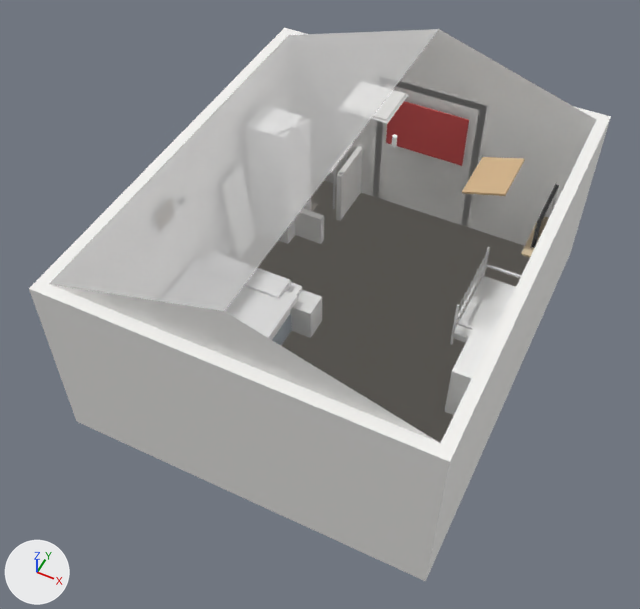
A saved change to the Blender file blend/45261150.blend.
One viewpoint serves both versions: a 50 mm lens placed at (5.52, -4.54, 9.47), pointed at (1.98, 2.55, 0.61). Lighting does not change. The marker at lower left points along +X, +Y and +Z. The older version comes first.

The older version as bpy lines, for what is in view:
```python
ob_bed_base = bpy.data.objects.new('Bed_Base', me_cube_006)
ob_bed_base.location = (0.85, 1.8, 0.17)
ob_bed_base.scale = (1.5, 2.0, 0.35)
ob_bed_duvet = bpy.data.objects.new('Bed_Duvet', me_cube_008)
ob_bed_duvet.location = (0.85, 1.65, 0.59)
ob_bed_duvet.scale = (1.6, 1.8, 0.08)
ob_bed_mattress = bpy.data.objects.new('Bed_Mattress', me_cube_007)
ob_bed_mattress.location = (0.85, 1.8, 0.45)
ob_bed_mattress.scale = (1.48, 1.98, 0.2)
ob_ceiling_hatch = bpy.data.objects.new('Ceiling_Hatch', me_cube_092)
ob_ceiling_hatch.location = (2.0, 4.0, 2.95)
ob_ceiling_hatch.scale = (0.6, 0.6, 0.03)
ob_ceiling_hatch_frame = bpy.data.objects.new('Ceiling_Hatch_Frame', me_cube_093)
ob_ceiling_hatch_frame.location = (2.0, 4.0, 2.93)
ob_ceiling_hatch_frame.scale = (0.65, 0.65, 0.015)
ob_ceiling_left = bpy.data.objects.new('Ceiling_Left', me_ceiling_left_mesh)
ob_ceiling_left.location = (0.0, 0.0, 0.0)
ob_floor_001 = bpy.data.objects.new('Floor.001', me_cube_001)
ob_floor_001.location = (2.25, 2.75, -0.05)
ob_floor_001.scale = (4.5, 5.5, 0.1)
ob_skylight_frame = bpy.data.objects.new('Skylight_Frame', me_cube_089)
ob_skylight_frame.location = (3.6, 4.2, 2.2)
ob_skylight_frame.rotation_euler = (0.0, -0.302, 0.0)  # degrees (0, -17, 0)
ob_skylight_frame.scale = (0.56, 0.76, 0.03)
ob_star_wars_poster = bpy.data.objects.new('Star_Wars_Poster', me_cube_066)
ob_star_wars_poster.location = (2.25, 5.42, 1.6)
ob_star_wars_poster.scale = (1.2, 0.02, 0.8)
# also in view: 'Nightstand_Body' at (1.7, 2.6, 0.25); 'Stairwell_HalfWall' at (1.2, 5.2, 0.45); 'Wall_Back' at (2.25, -0.08, 1.25); 'Wall_Right' at (4.57, 2.75, 1.25); 'Dresser_2_Body' at (4.2, 2.5, 0.43)
```
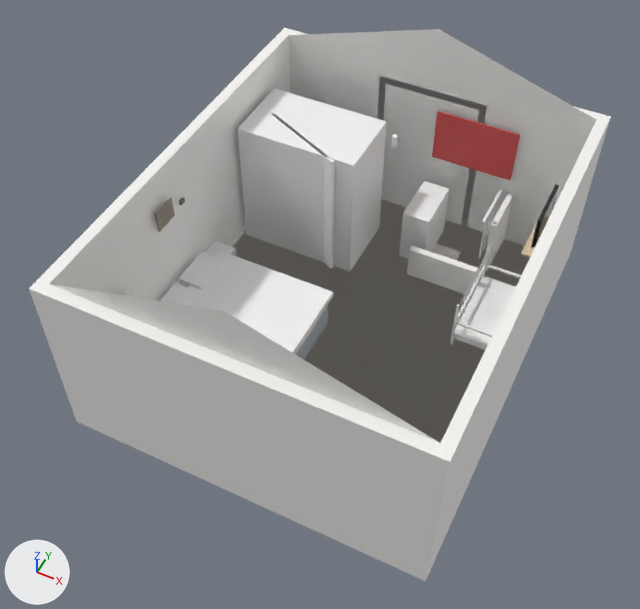
Commit message: Refine Blender scene 45261150

Where the change shows, as pixel boxes [x1, y1, x2, y2] in the pictures (640 x 609 px):
'Ceiling_Left', hidden: before [49, 29, 439, 311]
'Wardrobe_Body', moved, turned, rescaled (mostly hidden before): before [278, 219, 295, 244]; after [237, 88, 386, 271]
'Bed_Duvet', moved, turned: before [225, 286, 298, 339]; after [188, 250, 333, 354]
'Star_Wars_Poster', moved: before [386, 101, 469, 166]; after [432, 111, 520, 181]
'Dresser_2_Body', moved: before [445, 327, 493, 415]; after [399, 181, 449, 258]
'Stairwell_Wall_Inner', moved: before [295, 209, 324, 244]; after [407, 246, 478, 295]
'Stairwell_HalfWall', moved: before [336, 146, 363, 221]; after [483, 193, 513, 270]
'Skylight_Frame', hidden (beige): before [462, 157, 525, 196]
'Wardrobe_Door', moved, turned, rescaled (mostly hidden before): before [303, 198, 311, 211]; after [272, 114, 335, 268]
'Bed_Base', moved, turned: before [272, 314, 292, 345]; after [296, 307, 328, 359]
'Ceiling_Hatch', hidden: before [373, 90, 406, 121]
'Stair_Step_1', moved (mostly hidden before): before [311, 202, 318, 211]; after [431, 244, 461, 260]
'Bed_Mattress', moved, turned (mostly hidden): before [271, 282, 302, 340]; after [176, 251, 327, 355]
'Railing_Top_Rail', moved: before [330, 143, 353, 174]; after [482, 189, 502, 223]
'Railing_Baluster_1', moved: before [333, 169, 336, 209]; after [478, 218, 488, 258]
'Ceiling_Hatch_Frame', hidden: before [371, 94, 408, 124]
'Railing_Baluster_2', moved: before [339, 162, 341, 171]; after [483, 211, 492, 250]
'Railing_Baluster_3', moved: before [345, 154, 347, 163]; after [487, 202, 497, 241]
'Railing_Baluster_4', moved: before [350, 147, 352, 156]; after [495, 195, 501, 216]

Patch to the scene script:
```diff
--- a/blend/45261150.blend.py
+++ b/blend/45261150.blend.py
@@ ob_star_wars_poster @@
 ob_star_wars_poster = bpy.data.objects.new('Star_Wars_Poster', me_cube_066)
-ob_star_wars_poster.location = (2.25, 5.42, 1.6)
+ob_star_wars_poster.location = (2.99, 5.42, 1.6)
 ob_star_wars_poster.scale = (1.2, 0.02, 0.8)
@@ ob_skylight_frame @@
 ob_skylight_frame.scale = (0.56, 0.76, 0.03)
+ob_skylight_frame.hide_set(True)
@@ ob_ceiling_left @@
 ob_ceiling_left.location = (0.0, 0.0, 0.0)
+ob_ceiling_left.hide_set(True)
@@ ob_ceiling_hatch @@
 ob_ceiling_hatch.scale = (0.6, 0.6, 0.03)
+ob_ceiling_hatch.hide_set(True)
@@ ob_ceiling_hatch_frame @@
 ob_ceiling_hatch_frame.scale = (0.65, 0.65, 0.015)
+ob_ceiling_hatch_frame.hide_set(True)
@@ ob_bed_base @@
 ob_bed_base = bpy.data.objects.new('Bed_Base', me_cube_006)
-ob_bed_base.location = (0.85, 1.8, 0.17)
+ob_bed_base.location = (0.99, 2.02, 0.17)
+ob_bed_base.rotation_euler = (0.0, 0.0, 1.571)  # degrees (0, 0, 90)
 ob_bed_base.scale = (1.5, 2.0, 0.35)
@@ ob_bed_mattress @@
 ob_bed_mattress = bpy.data.objects.new('Bed_Mattress', me_cube_007)
-ob_bed_mattress.location = (0.85, 1.8, 0.45)
+ob_bed_mattress.location = (0.99, 2.02, 0.45)
+ob_bed_mattress.rotation_euler = (0.0, 0.0, 1.571)  # degrees (0, 0, 90)
 ob_bed_mattress.scale = (1.48, 1.98, 0.2)
@@ ob_bed_duvet @@
 ob_bed_duvet = bpy.data.objects.new('Bed_Duvet', me_cube_008)
-ob_bed_duvet.location = (0.85, 1.65, 0.59)
+ob_bed_duvet.location = (1.14, 2.02, 0.59)
+ob_bed_duvet.rotation_euler = (0.0, 0.0, 1.571)  # degrees (0, 0, 90)
 ob_bed_duvet.scale = (1.6, 1.8, 0.08)
@@ ob_dresser_2_body @@
 ob_dresser_2_body = bpy.data.objects.new('Dresser_2_Body', me_cube_021)
-ob_dresser_2_body.location = (4.2, 2.5, 0.42)
+ob_dresser_2_body.location = (2.56, 4.85, 0.42)
 ob_dresser_2_body.scale = (0.4, 0.8, 0.85)
@@ ob_dresser_2_drawer_1 @@
 ob_dresser_2_drawer_1 = bpy.data.objects.new('Dresser_2_Drawer_1', me_cube_022)
-ob_dresser_2_drawer_1.location = (4.0, 2.5, 0.14)
+ob_dresser_2_drawer_1.location = (2.35, 4.85, 0.14)
 ob_dresser_2_drawer_1.scale = (0.008, 0.76, 0.005)
@@ ob_stairwell_wall_inner @@
 ob_stairwell_wall_inner = bpy.data.objects.new('Stairwell_Wall_Inner', me_cube_071)
-ob_stairwell_wall_inner.location = (0.7, 4.2, -0.5)
+ob_stairwell_wall_inner.location = (3.11, 4.2, -0.5)
 ob_stairwell_wall_inner.scale = (1.0, 0.1, 2.0)
@@ ob_stair_step_1 @@
 ob_stair_step_1 = bpy.data.objects.new('Stair_Step_1', me_cube_072)
-ob_stair_step_1.location = (0.35, 4.8, 0.0)
+ob_stair_step_1.location = (2.76, 4.8, 0.0)
 ob_stair_step_1.scale = (0.8, 0.25, 0.04)
@@ ob_railing_post_main @@
 ob_railing_post_main = bpy.data.objects.new('Railing_Post_Main', me_cube_080)
-ob_railing_post_main.location = (1.2, 4.8, 0.45)
+ob_railing_post_main.location = (3.61, 4.8, 0.45)
 ob_railing_post_main.scale = (0.06, 0.06, 0.9)
@@ ob_railing_top_rail @@
 ob_railing_top_rail = bpy.data.objects.new('Railing_Top_Rail', me_cube_081)
-ob_railing_top_rail.location = (1.05, 5.2, 0.9)
+ob_railing_top_rail.location = (3.46, 5.2, 0.9)
 ob_railing_top_rail.scale = (0.04, 0.9, 0.04)
@@ ob_railing_baluster_1 @@
 ob_railing_baluster_1 = bpy.data.objects.new('Railing_Baluster_1', me_cube_082)
-ob_railing_baluster_1.location = (1.05, 4.9, 0.45)
+ob_railing_baluster_1.location = (3.46, 4.9, 0.45)
 ob_railing_baluster_1.scale = (0.025, 0.025, 0.8)
@@ ob_railing_baluster_2 @@
 ob_railing_baluster_2 = bpy.data.objects.new('Railing_Baluster_2', me_cube_083)
-ob_railing_baluster_2.location = (1.05, 5.1, 0.45)
+ob_railing_baluster_2.location = (3.46, 5.1, 0.45)
 ob_railing_baluster_2.scale = (0.025, 0.025, 0.8)
@@ ob_railing_baluster_3 @@
 ob_railing_baluster_3 = bpy.data.objects.new('Railing_Baluster_3', me_cube_084)
-ob_railing_baluster_3.location = (1.05, 5.3, 0.45)
+ob_railing_baluster_3.location = (3.46, 5.3, 0.45)
 ob_railing_baluster_3.scale = (0.025, 0.025, 0.8)
@@ ob_railing_baluster_4 @@
 ob_railing_baluster_4 = bpy.data.objects.new('Railing_Baluster_4', me_cube_085)
-ob_railing_baluster_4.location = (1.05, 5.5, 0.45)
+ob_railing_baluster_4.location = (3.46, 5.5, 0.45)
 ob_railing_baluster_4.scale = (0.025, 0.025, 0.8)
@@ ob_stairwell_halfwall @@
 ob_stairwell_halfwall = bpy.data.objects.new('Stairwell_HalfWall', me_cube_086)
-ob_stairwell_halfwall.location = (1.2, 5.2, 0.45)
+ob_stairwell_halfwall.location = (3.61, 5.2, 0.45)
 ob_stairwell_halfwall.scale = (0.08, 0.9, 0.9)
@@ ob_wardrobe_body @@
 ob_wardrobe_body = bpy.data.objects.new('Wardrobe_Body', me_cube_090)
-ob_wardrobe_body.location = (0.45, 4.2, 1.0)
-ob_wardrobe_body.scale = (0.6, 0.55, 2.0)
+ob_wardrobe_body.location = (0.96, 4.35, 1.0)
+ob_wardrobe_body.rotation_euler = (0.0, 0.0, -1.571)  # degrees (0, 0, -90)
+ob_wardrobe_body.scale = (1.06, 1.76, 2.0)
@@ ob_wardrobe_door @@
 ob_wardrobe_door = bpy.data.objects.new('Wardrobe_Door', me_cube_091)
-ob_wardrobe_door.location = (0.75, 4.2, 1.0)
-ob_wardrobe_door.rotation_euler = (0.0, 0.0, -0.436)  # degrees (0, 0, -25)
-ob_wardrobe_door.scale = (0.03, 0.55, 2.0)
+ob_wardrobe_door.location = (0.96, 4.05, 1.0)
+ob_wardrobe_door.rotation_euler = (0.0, 0.0, -2.007)  # degrees (0, 0, -115)
+ob_wardrobe_door.scale = (0.0433, 1.35, 2.0)
```
